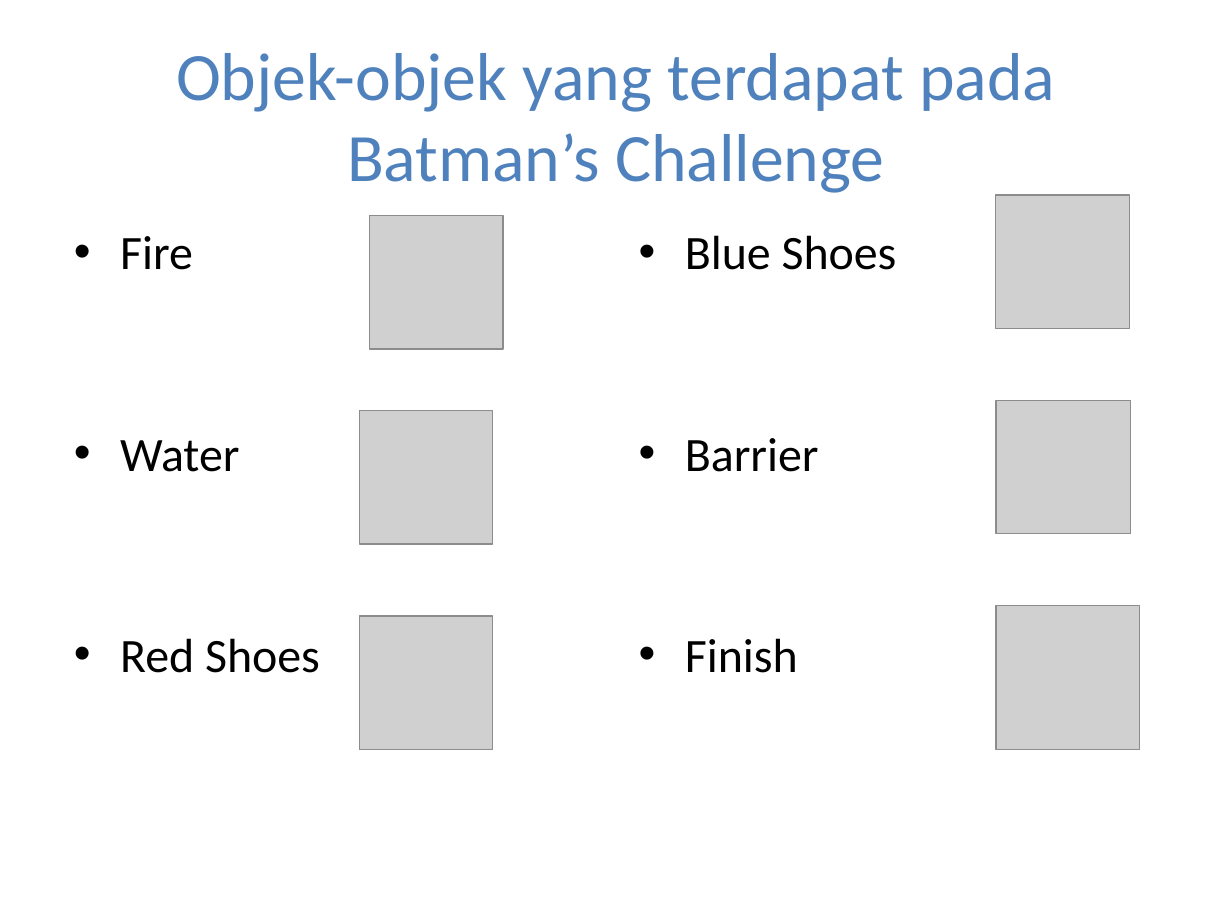
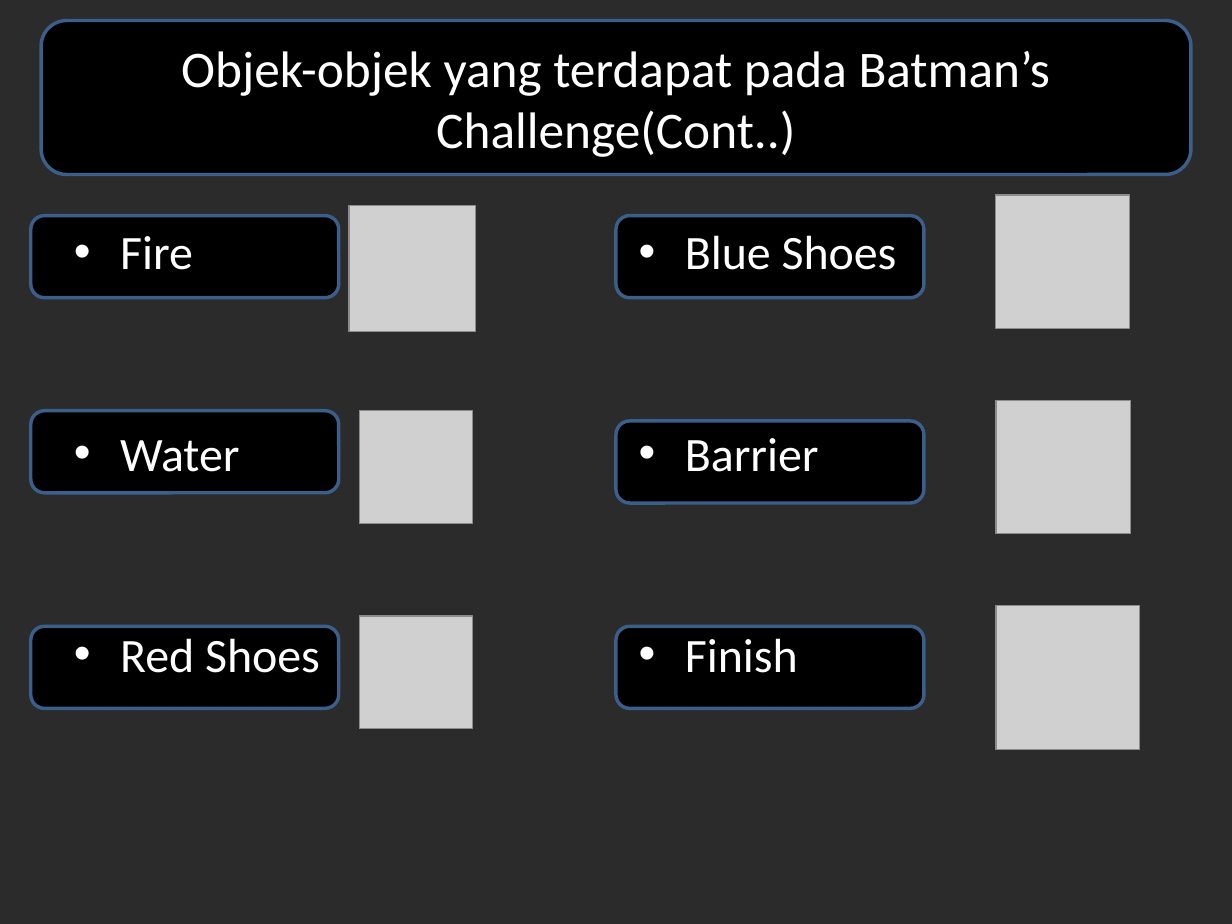
Before and after one commit to sherlypermata/Chips-challenge, a slide deck: slide 3 of BATMAN’S CHALLENGE(presentasi).pptx. Drawn at 1232x924 pixels with LibreOffice and Linux fonts; fonts in the diff are those of the drawing; grey boxes stand for pictures; background and template pictures are left out; a plain dark background stands for a picture behind light text. Boxes give left, top, right and bottom in pixels: in the first picture for what was removed or moved away, otherwise in the second. Text is boxed around its words. In the diff, an @@ line names an element or a change of style, - is before the commit and + after.

```diff
--- a/BATMAN’S CHALLENGE(presentasi).pptx
+++ b/BATMAN’S CHALLENGE(presentasi).pptx
@@ background #FFFFFF to picture (left out) @@
@@ rounded rectangle added at box(41, 21, 1190, 175), fill #000000, outline #3A5F8C 2 pt @@
@@ title at box(181, 51, 1050, 157): text changed; size 39.6 to 30 pt; text colour #4F81BD to #FFFFFF @@
-Objek-objek yang terdapat pada Batman’s Challenge
+Objek-objek yang terdapat pada Batman’s Challenge(Cont..)
@@ picture: place and size @@
-picture at box(370, 216, 503, 349)
+picture at box(349, 206, 474, 331)
@@ rounded rectangle added at box(31, 216, 339, 298), fill #000000, outline #3A5F8C 2 pt @@
@@ text "Fire" at box(120, 236, 320, 673): text colour #000000 to #FFFFFF @@
@@ rounded rectangle added at box(616, 216, 924, 298), fill #000000, outline #3A5F8C 2 pt @@
@@ text "Blue Shoes" at box(685, 235, 897, 673): text colour #000000 to #FFFFFF @@
@@ rounded rectangle added at box(31, 410, 339, 493), fill #000000, outline #3A5F8C 2 pt @@
@@ picture: place and size @@
-picture at box(360, 410, 493, 543)
+picture at box(360, 410, 473, 524)
@@ rounded rectangle added at box(616, 421, 924, 504), fill #000000, outline #3A5F8C 2 pt @@
@@ rounded rectangle added at box(31, 626, 339, 708), fill #000000, outline #3A5F8C 2 pt @@
@@ picture: place and size @@
-picture at box(360, 616, 493, 749)
+picture at box(360, 616, 473, 729)
@@ rounded rectangle added at box(616, 626, 924, 708), fill #000000, outline #3A5F8C 2 pt @@
```
Also in this commit, not shown: 2 other slides changed, 5 slides added, 1 slide removed, 15 other files.
